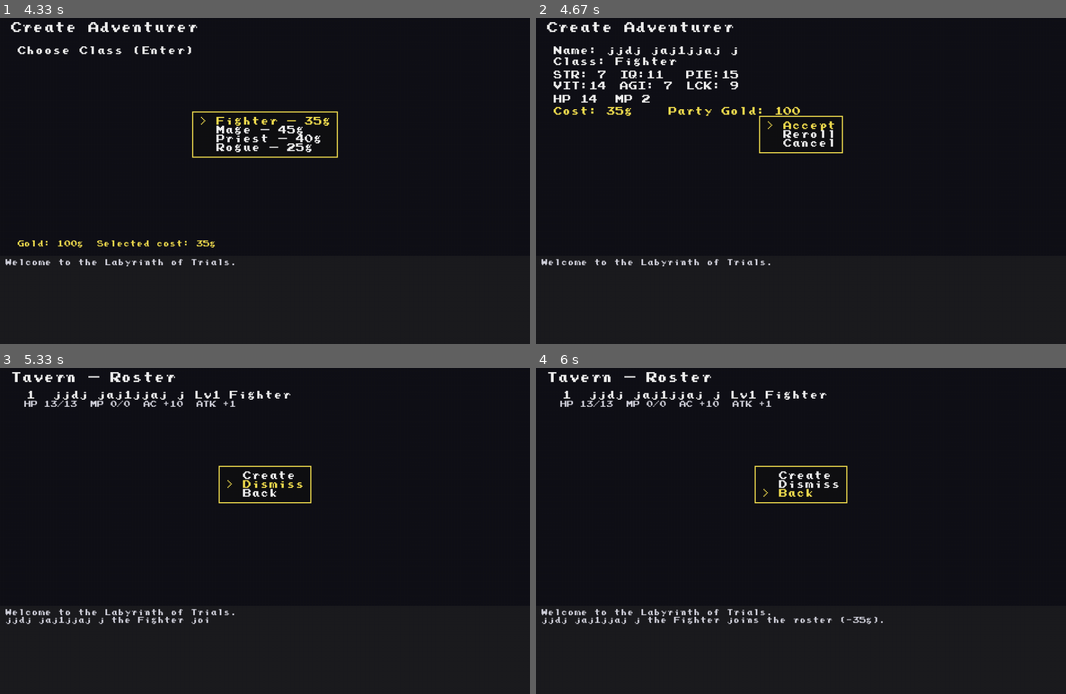
Above: before the commit, frames 1-4 (two rows, left to right).
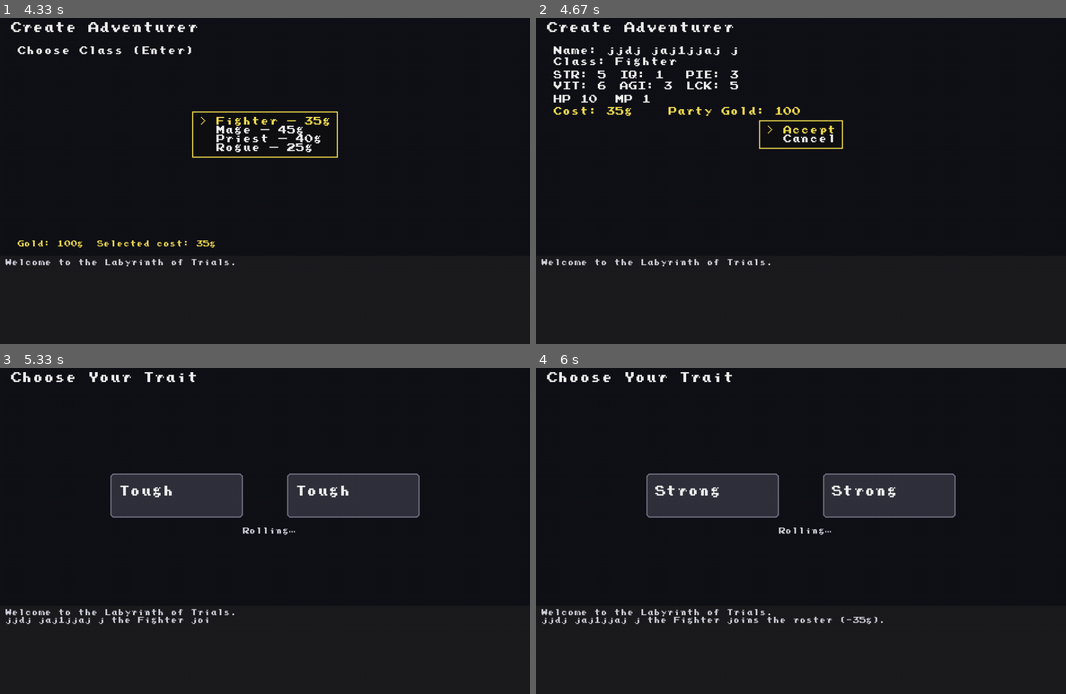
Above: after the commit, the same moments.

Repository: rodriguezric/dankest-deilou
Game: pygame game, started from main.py
The game is run twice, just before and just after one commit, with the same random seed, the same clock (stepped at 60 frames per second) and the same inputs.
Inputs:
- Up to frame 1 (4.33 s): tap Enter at 0.33 s; tap Space at 0.67, 2.25, 3.65 s; hold Enter 1-1.47 s; hold Up 1-1.47 s; hold Up 1.55-2.02 s; tap J at 1.62, 1.92, 2.17, 2.47, 2.67, 2.97, 3.23, 3.57, 3.87, 4 s; hold Right 2.1-2.57 s; hold D 2.1-2.57 s; hold Left 2.6-3.13 s; hold A 2.6-3.13 s; tap 1 at 2.75, 4.08 s; hold Down 3.17-3.47 s; hold Left 3.5-3.9 s; hold A 3.5-3.9 s; hold Enter 3.93-4.3 s; hold Up 3.93-4.3 s
- Up to frame 2 (4.67 s): tap Enter at 4.33 s
- Up to frame 3 (5.33 s): hold Up 4.67-5.03 s; tap J at 4.73, 5.13 s; tap Space at 4.82 s; hold Right from 5.07 s (still down); hold D from 5.07 s (still down); tap 1 at 5.22 s
- Up to frame 4 (6 s): tap J at 5.43 s; release Right at 5.7 s; release D at 5.7 s

Frame 1 is identical in both runs. In frame 2, 0.9% of the frame differs, in the area x 10-58%, y 16-42%; in frame 3, 8.4%, in the area x 2-80%, y 1-52%; in frame 4, 8.4%.

Commit message:
updated character base stats and added a trait system

Diff:
--- a/main.py
+++ b/main.py
@@ -70,6 +70,7 @@
 MODE_COMBAT_INTRO = "COMBAT_INTRO"
 MODE_EQUIP = "EQUIP"
 MODE_SCENE = "SCENE"  # town<->labyrinth transition
+MODE_TRAIT = "TRAIT"   # post-creation trait selection
 
 # Temple costs
 TEMPLE_HEAL_PARTY_COST = 30
@@ -272,7 +273,7 @@
 
 
 def ability_mod(score: int) -> int:
-    return (score - 10) // 2
+    return (score - 5) // 2
 
 
 @dataclass
@@ -2296,6 +2297,9 @@
         self.equip_slot_ix = 0  # 0 Weapon, 1 Armor, 2 Acc1, 3 Acc2
         self.equip_choose_ix = 0
 
+        # Trait selection state
+        self.trait_state: Dict[str, Any] = {}
+
         # Tavern UI state
         self.party_mode: str = 'menu'  # 'menu' | 'dismiss_select' | 'dismiss_confirm'
         self.party_actions_index = 0
@@ -3081,6 +3085,8 @@
             self.r.text_small(view, f"Gold: {self.party.gold}g  Selected cost: {cost}g", (32, VIEW_H - 28), col)
         elif s["step"] == 2:
             temp = Character(s["name"], CLASSES[s["class_ix"]])
+            # Apply fixed starting stats per class (no random rolls)
+            self.apply_fixed_starting_stats(temp)
             self.r.text(view, f"Name: {temp.name}", (32, y))
             self.r.text(view, f"Class: {temp.cls}", (32, y + 20))
             y2 = y + 44
@@ -3091,7 +3097,8 @@
             # Show recruit cost and party gold
             cost = CLASS_COSTS.get(temp.cls, 0)
             self.r.text(view, f"Cost: {cost}g    Party Gold: {self.party.gold}", (32, y2 + 66), YELLOW if self.party.gold >= cost else RED)
-            self.r.draw_center_menu(["Accept", "Reroll", "Cancel"], self.create_confirm_index)
+            # No reroll with fixed stats
+            self.r.draw_center_menu(["Accept", "Cancel"], self.create_confirm_index)
 
     def create_input(self, event):
         s = self.create_state
@@ -3123,9 +3130,9 @@
                     s["step"] = 0
             elif s["step"] == 2:
                 if event.key in (pygame.K_UP, pygame.K_k):
-                    self.create_confirm_index = (self.create_confirm_index - 1) % 3
+                    self.create_confirm_index = (self.create_confirm_index - 1) % 2
                 elif event.key in (pygame.K_DOWN, pygame.K_j):
-                    self.create_confirm_index = (self.create_confirm_index + 1) % 3
+                    self.create_confirm_index = (self.create_confirm_index + 1) % 2
                 elif event.key in (pygame.K_RETURN, pygame.K_SPACE):
                     choice = self.create_confirm_index
                     if choice == 0:  # Accept
@@ -3139,13 +3146,18 @@
                             else:
                                 self.party.gold -= cost
                                 newc = Character(s["name"], cls)
+                                # Apply fixed starting stats per class (no random rolls)
+                                self.apply_fixed_starting_stats(newc)
                                 self.party.members.append(newc)
                                 self.log.add(f"{newc.name} the {newc.cls} joins the roster (-{cost}g).")
+                                # Start post-creation trait selection for this new member
+                                ix = len(self.party.members) - 1
+                                self.start_trait_selection(ix)
+                                return
+                        # If creation didn’t proceed, return to party menu
                         self.mode = MODE_PARTY
                         self.party_mode = 'menu'
                         self.party_actions_index = 0
-                    elif choice == 1:  # Reroll
-                        s["step"] = 1; s["step"] = 2
                     else:  # Cancel
                         self.mode = MODE_PARTY
                         self.party_mode = 'menu'
@@ -3153,6 +3165,198 @@
                 elif event.key == pygame.K_ESCAPE:
                     # back to class select
                     s["step"] = 1
+
+    # --------------- Trait Selection ---------------
+    def start_trait_selection(self, member_ix: int):
+        now = pygame.time.get_ticks()
+        self.trait_state = {
+            'member_ix': member_ix,
+            'traits': ['Quick', 'Strong', 'Focused', 'Tough'],
+            'left_idx': random.randint(0, 3),
+            'right_idx': random.randint(0, 3),
+            'left_steps': random.randint(22, 34),
+            'right_steps': random.randint(26, 40),
+            'left_delay': 40,
+            'right_delay': 40,
+            'left_next': now,
+            'right_next': now,
+            'phase': 'roll',  # 'roll' | 'choose' | 'merge_flash'
+            'selected': 0,    # 0 left, 1 right
+            'flash_t0': 0,
+            'flash_dur': 500,
+        }
+        self.mode = MODE_TRAIT
+
+    def trait_input(self, event):
+        if event.type != pygame.KEYDOWN:
+            return
+        st = self.trait_state
+        if not st:
+            return
+        if st.get('phase') == 'choose':
+            if event.key in (pygame.K_LEFT, pygame.K_a, pygame.K_h):
+                st['selected'] = 0
+            elif event.key in (pygame.K_RIGHT, pygame.K_d, pygame.K_l):
+                st['selected'] = 1
+            elif event.key in (pygame.K_RETURN, pygame.K_SPACE):
+                # Apply chosen trait
+                trait = st['traits'][st['left_idx'] if st['selected'] == 0 else st['right_idx']]
+                self.apply_trait_bonus(st['member_ix'], trait, double=False)
+                self.finish_trait_selection()
+            elif event.key == pygame.K_ESCAPE:
+                # Cancel falls back to left by default
+                trait = st['traits'][st['left_idx']]
+                self.apply_trait_bonus(st['member_ix'], trait, double=False)
+                self.finish_trait_selection()
+
+    def draw_trait(self):
+        st = self.trait_state
+        view = self.screen.subsurface(pygame.Rect(0, 0, WIDTH, VIEW_H))
+        view.fill((18, 18, 24))
+        self.r.text_big(view, "Choose Your Trait", (20, 16))
+        if not st:
+            return
+        traits = st['traits']
+        # Current labels
+        left_label = traits[st['left_idx'] % len(traits)]
+        right_label = traits[st['right_idx'] % len(traits)]
+        # Positions
+        cx = WIDTH // 2
+        cy = VIEW_H // 2 + 20
+        box_w, box_h = 240, 80
+        pad = 40
+        left_rect = pygame.Rect(cx - box_w - pad, cy - box_h // 2, box_w, box_h)
+        right_rect = pygame.Rect(cx + pad, cy - box_h // 2, box_w, box_h)
+        # Draw boxes
+        pygame.draw.rect(view, (50, 50, 60), left_rect, border_radius=6)
+        pygame.draw.rect(view, (50, 50, 60), right_rect, border_radius=6)
+        pygame.draw.rect(view, YELLOW if st.get('selected', 0) == 0 and st.get('phase') == 'choose' else (120,120,140), left_rect, 2, border_radius=6)
+        pygame.draw.rect(view, YELLOW if st.get('selected', 0) == 1 and st.get('phase') == 'choose' else (120,120,140), right_rect, 2, border_radius=6)
+        # Labels centered
+        self.r.text_big(view, left_label, (left_rect.x + 16, left_rect.y + 22), WHITE)
+        self.r.text_big(view, right_label, (right_rect.x + 16, right_rect.y + 22), WHITE)
+        # Instructions
+        if st.get('phase') == 'roll':
+            self.r.text_small(view, "Rolling...", (cx - 40, right_rect.bottom + 18), LIGHT)
+        elif st.get('phase') == 'choose':
+            self.r.text_small(view, "Left/Right to choose, Enter to confirm", (cx - 160, right_rect.bottom + 18), LIGHT)
+        elif st.get('phase') == 'merge_flash':
+            self.r.text_small(view, "Double Trait!", (cx - 60, right_rect.bottom + 18), YELLOW)
+            # Draw white flash overlay (ease-out)
+            now = pygame.time.get_ticks()
+            t0 = st.get('flash_t0', now)
+            dur = st.get('flash_dur', 500)
+            p = max(0.0, min(1.0, (now - t0) / float(max(1, dur))))
+            alpha = int(220 * (1.0 - p))
+            overlay = pygame.Surface((WIDTH, VIEW_H), pygame.SRCALPHA)
+            overlay.fill((255, 255, 255, alpha))
+            view.blit(overlay, (0, 0))
+
+    def update_trait(self):
+        st = self.trait_state
+        if not st:
+            return
+        now = pygame.time.get_ticks()
+        # Rolling phase: step indices with increasing delays until steps reach zero
+        if st['phase'] == 'roll':
+            # left
+            if st['left_steps'] > 0 and now >= st['left_next']:
+                st['left_idx'] = (st['left_idx'] + 1) % len(st['traits'])
+                st['left_steps'] -= 1
+                st['left_delay'] = min(260, int(st['left_delay'] * 1.08 + 1))
+                st['left_next'] = now + st['left_delay']
+            # right
+            if st['right_steps'] > 0 and now >= st['right_next']:
+                st['right_idx'] = (st['right_idx'] + 1) % len(st['traits'])
+                st['right_steps'] -= 1
+                st['right_delay'] = min(260, int(st['right_delay'] * 1.08 + 1))
+                st['right_next'] = now + st['right_delay']
+            # If both stopped, move to choose/merge
+            if st['left_steps'] <= 0 and st['right_steps'] <= 0:
+                if st['traits'][st['left_idx']] == st['traits'][st['right_idx']]:
+                    # Double! flash and auto-apply
+                    st['phase'] = 'merge_flash'
+                    st['flash_t0'] = now
+                else:
+                    st['phase'] = 'choose'
+                    st['selected'] = 0
+        elif st['phase'] == 'merge_flash':
+            # After flash, apply and finish
+            if now - st.get('flash_t0', now) >= st.get('flash_dur', 500):
+                trait = st['traits'][st['left_idx']]
+                self.apply_trait_bonus(st['member_ix'], trait, double=True)
+                self.finish_trait_selection()
+
+    def finish_trait_selection(self):
+        # Return to party screen after finishing traits
+        self.mode = MODE_PARTY
+        self.party_mode = 'menu'
+        self.party_actions_index = 0
+        # clear state
+        self.trait_state = {}
+
+    def apply_trait_bonus(self, member_ix: int, trait: str, double: bool = False):
+        if not (0 <= member_ix < len(self.party.members)):
+            return
+        m = self.party.members[member_ix]
+        mult = 2 if double else 1
+        if trait == 'Quick':
+            m.agi += 1 * mult
+            self.log.add(f"{m.name} gains Quick (+{1*mult} AGI).")
+        elif trait == 'Strong':
+            m.str_ += 1 * mult
+            self.log.add(f"{m.name} gains Strong (+{1*mult} STR).")
+        elif trait == 'Focused':
+            m.max_mp += 2 * mult
+            m.mp += 2 * mult
+            self.log.add(f"{m.name} gains Focused (+{2*mult} MP).")
+        elif trait == 'Tough':
+            m.max_hp += 2 * mult
+            m.hp += 2 * mult
+            self.log.add(f"{m.name} gains Tough (+{2*mult} HP).")
+
+    def apply_fixed_starting_stats(self, c: "Character") -> None:
+        """Set fixed starting stats and HP/MP for a new character based on class.
+
+        VIT is derived from the class's starting HP and STR using
+        a simple heuristic to keep values in the same small scale
+        as the other fixed stats.
+        """
+        fixed = {
+            'Fighter': {'hp': 10, 'mp': 1, 'str_': 5, 'iq': 1, 'piety': 3, 'agi': 3, 'luck': 5},
+            'Rogue':   {'hp': 6,  'mp': 3, 'str_': 2, 'iq': 3, 'piety': 3, 'agi': 5, 'luck': 5},
+            'Priest':  {'hp': 8,  'mp': 4, 'str_': 3, 'iq': 3, 'piety': 5, 'agi': 1, 'luck': 5},
+            'Mage':    {'hp': 5,  'mp': 6, 'str_': 1, 'iq': 5, 'piety': 3, 'agi': 2, 'luck': 5},
+        }
+        s = fixed.get(c.cls)
+        if not s:
+            return
+        # Core ability scores
+        c.str_ = int(s['str_'])
+        c.iq = int(s['iq'])
+        c.piety = int(s['piety'])
+        c.agi = int(s['agi'])
+        c.luck = int(s['luck'])
+        # HP/MP
+        c.max_hp = int(s['hp']); c.hp = int(s['hp'])
+        c.max_mp = int(s['mp']); c.mp = int(s['mp'])
+        # Derive VIT from HP and STR (bounded 1..6 to match small fixed stat scale)
+        c.vit = self.compute_default_vit(c.cls, c.max_hp, c.str_)
+
+    def compute_default_vit(self, cls: str, hp: int, str_: int) -> int:
+        """Compute a default VIT from starting HP and STR.
+
+        Heuristic: ceil(hp/2) + floor(STR/3), clamped to 1..6.
+        This keeps VIT in line with the small fixed stat values while
+        reflecting both durability (HP) and physical toughness (STR).
+        """
+        try:
+            base = int(math.ceil(hp / 2.0))
+            adj = int(str_ // 3)
+            vit = base + adj
+            return max(1, min(6, vit))
+        except Exception:
+            return 3
 
     # --------------- Shop / Temple / Training ---------------
     def draw_shop(self):
@@ -5133,6 +5337,13 @@
     def update(self):
         # progress typewriter for message log every frame
         self.log.update()
+        # Trait selection animation/update is self-contained and blocks other updates
+        if self.mode == MODE_TRAIT:
+            try:
+                self.update_trait()
+            except Exception:
+                pass
+            return
         # Smooth maze movement animation progression
         if self.mode in (MODE_MAZE, MODE_COMBAT_INTRO, MODE_SCENE) and self.move_active:
             now = pygame.time.get_ticks()
@@ -5338,6 +5549,8 @@
                         self.victory_input(event)
                     elif self.mode == MODE_BATTLE:
                         self.battle_input(event)
+                    elif self.mode == MODE_TRAIT:
+                        self.trait_input(event)
 
             self.update()
 
@@ -5389,6 +5602,8 @@
                     self.draw_victory()
                 elif self.mode == MODE_BATTLE:
                     self.draw_battle()
+                elif self.mode == MODE_TRAIT:
+                    self.draw_trait()
 
                 # Overlays that can appear on top
                 self.draw_save_feedback()
Not shown, added: data/dungeon_excerpt.ogg
